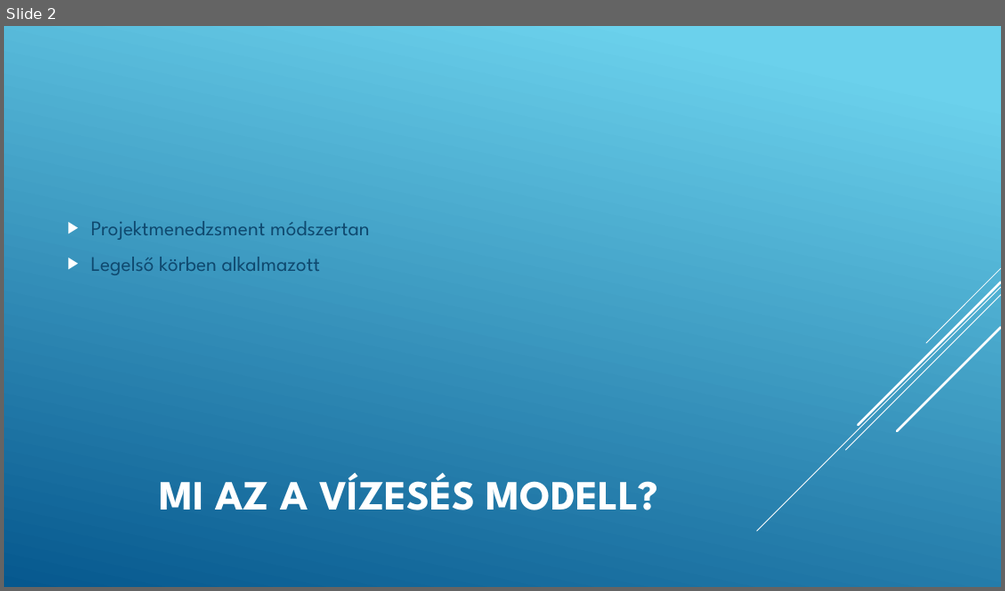
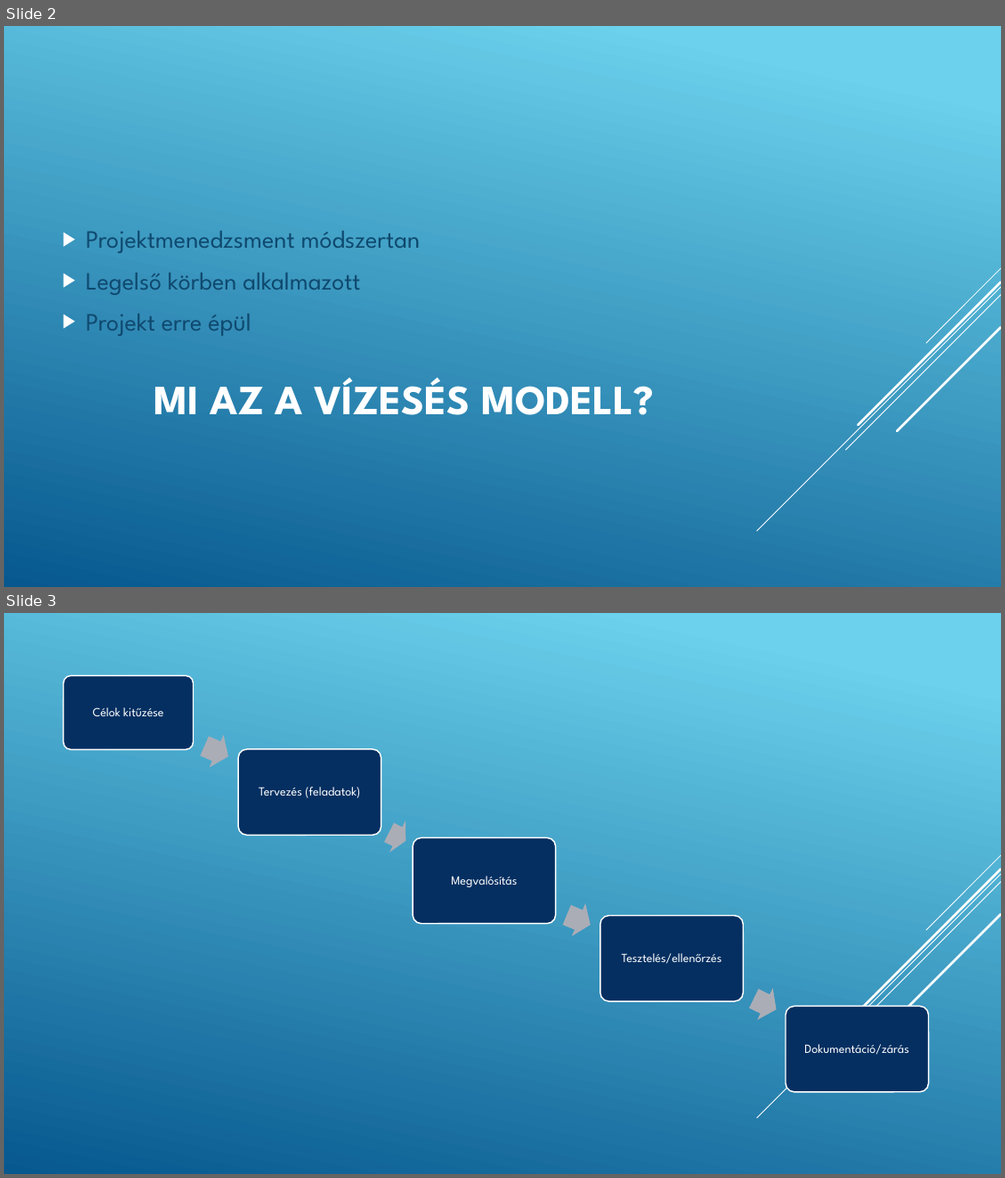
Before and after one commit to JelencsityMiklous/ppt, a slide deck: Vízesés modell.pptx. Shown one above the other, each under a label of ours: slide 2 before the commit, slides 2 and 3 after it. The pictures are 1005x591 and 1005x1178 pixels, drawn with LibreOffice and Linux fonts; fonts in the diff are those of the drawing. Boxes give left, top, right and bottom in pixels: in the first picture for what was removed or moved away, otherwise in the second. Text is boxed around its words. In the diff, an @@ line names an element or a change of style, - is before the commit and + after.

```diff
--- a/Vízesés modell.pptx
+++ b/Vízesés modell.pptx
@@ slide 3 added at [4,613,1001,1174], background gradient #6ED2EB to #06588E; not listed: 5 template elements that a slide beside it also shows @@
@@ group added at [64,676,928,1093]: 5 rounded rectangles, 5 texts, 4 right arrows @@
+Célok kitűzése
+Tervezés (feladatok)
+Megvalósítás
+Tesztelés/ellenőrzés
+Dokumentáció/zárás
@@ slide 2 changed as well @@
@@ text "Projektmenedzsment módszertan": place and size @@
-text "Projektmenedzsment módszertan" at [91,221,369,275]
+text "Projektmenedzsment módszertan" at [86,231,421,336]
@@ text at [86,231,421,295]: size 20 to 24 pt in "Projektmenedzsment módszertan", "Legelső körben alkalmazott" @@
@@ text at [86,313,251,336]: paragraph added @@
+▶ Projekt erre épül
@@ title "MI AZ A VÍZESÉS MODELL?": place and size @@
-title "MI AZ A VÍZESÉS MODELL?" at [159,472,659,510]
+title "MI AZ A VÍZESÉS MODELL?" at [154,377,654,415]
```
Also in this commit, not shown: 1 other slide changed, 3 other slides added, 3 slides removed.
